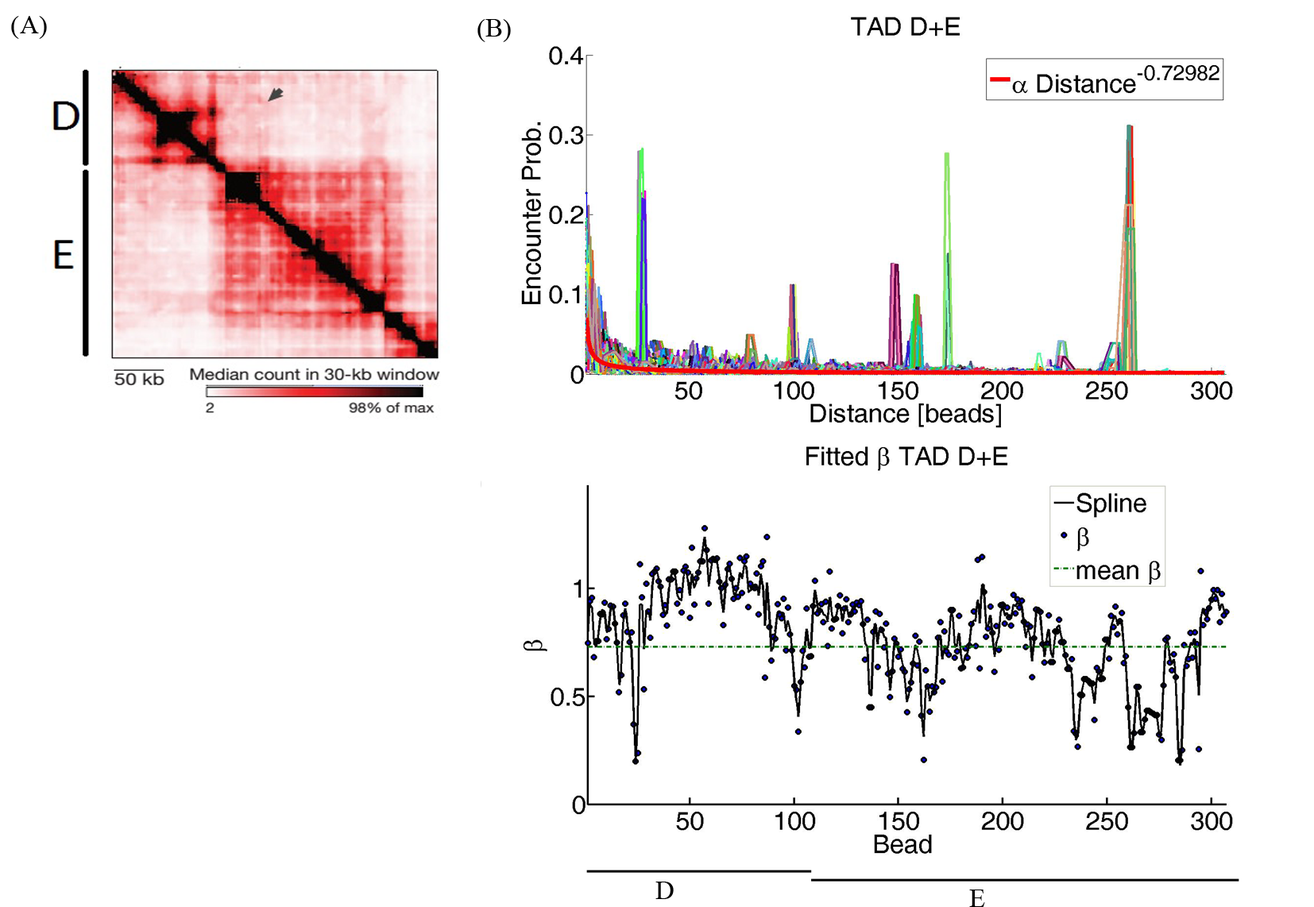
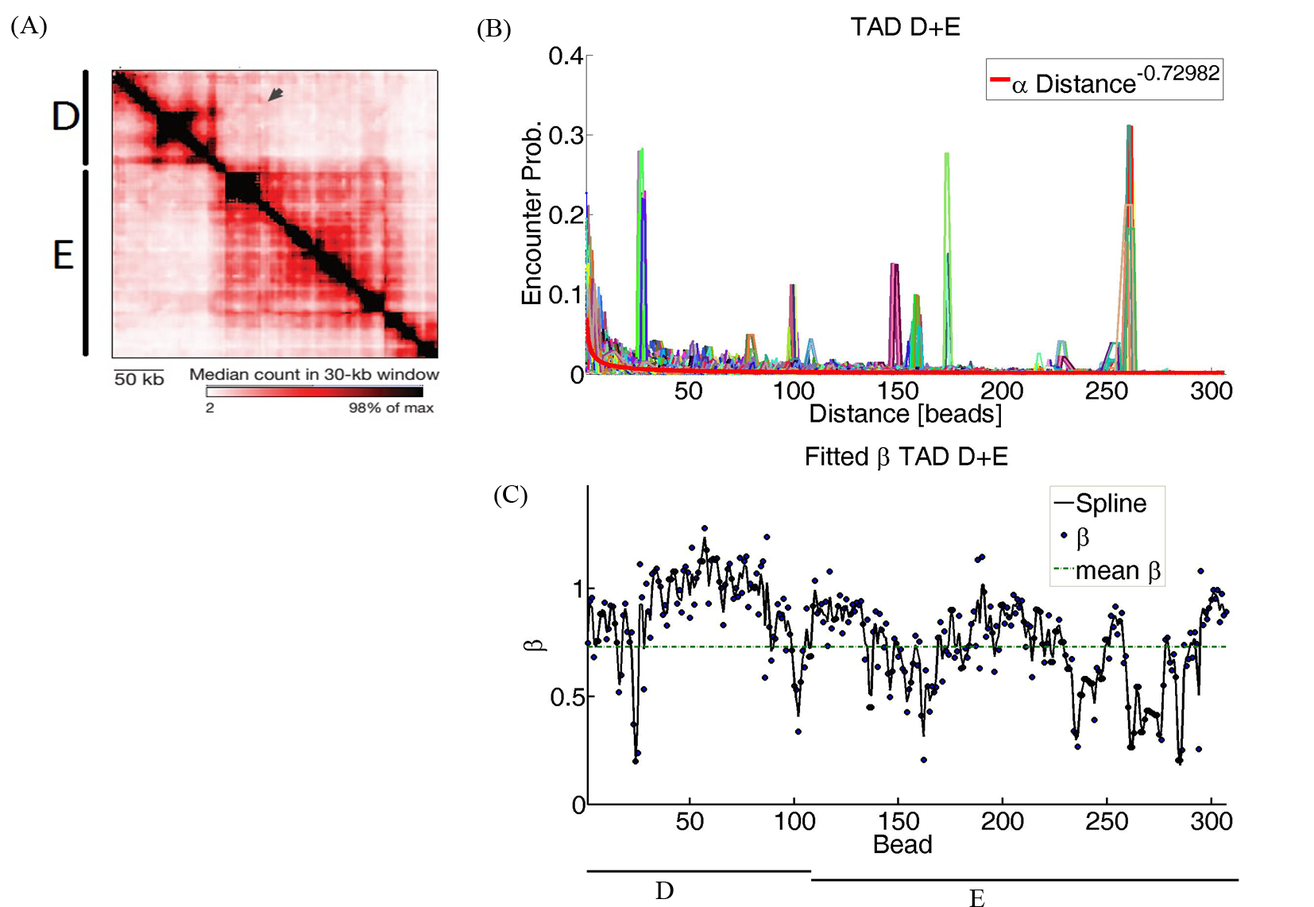
The second 1314px x 907px image is a revision of the first. Changes to its layers:
painted on "(C)" over bbox(480, 480, 528, 509)
moved "fittedExpValuesWithSplineAverageTADDAndEexperimentalData" below "meanDataFitTADDAndE" over bbox(480, 480, 528, 509)
